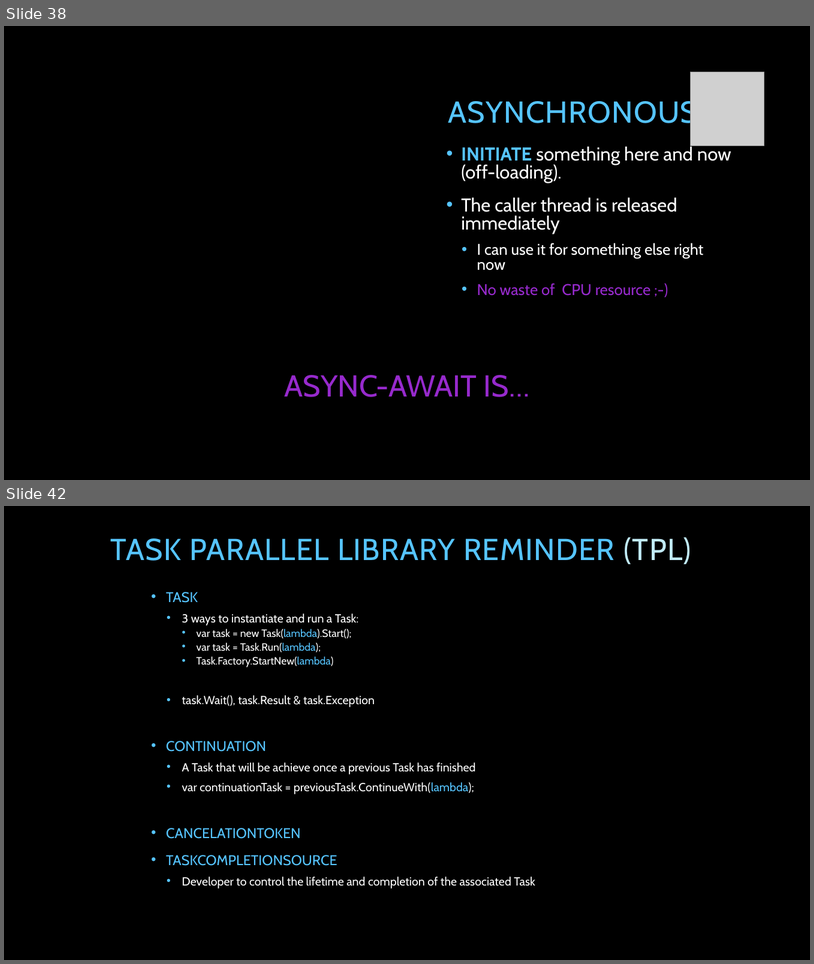
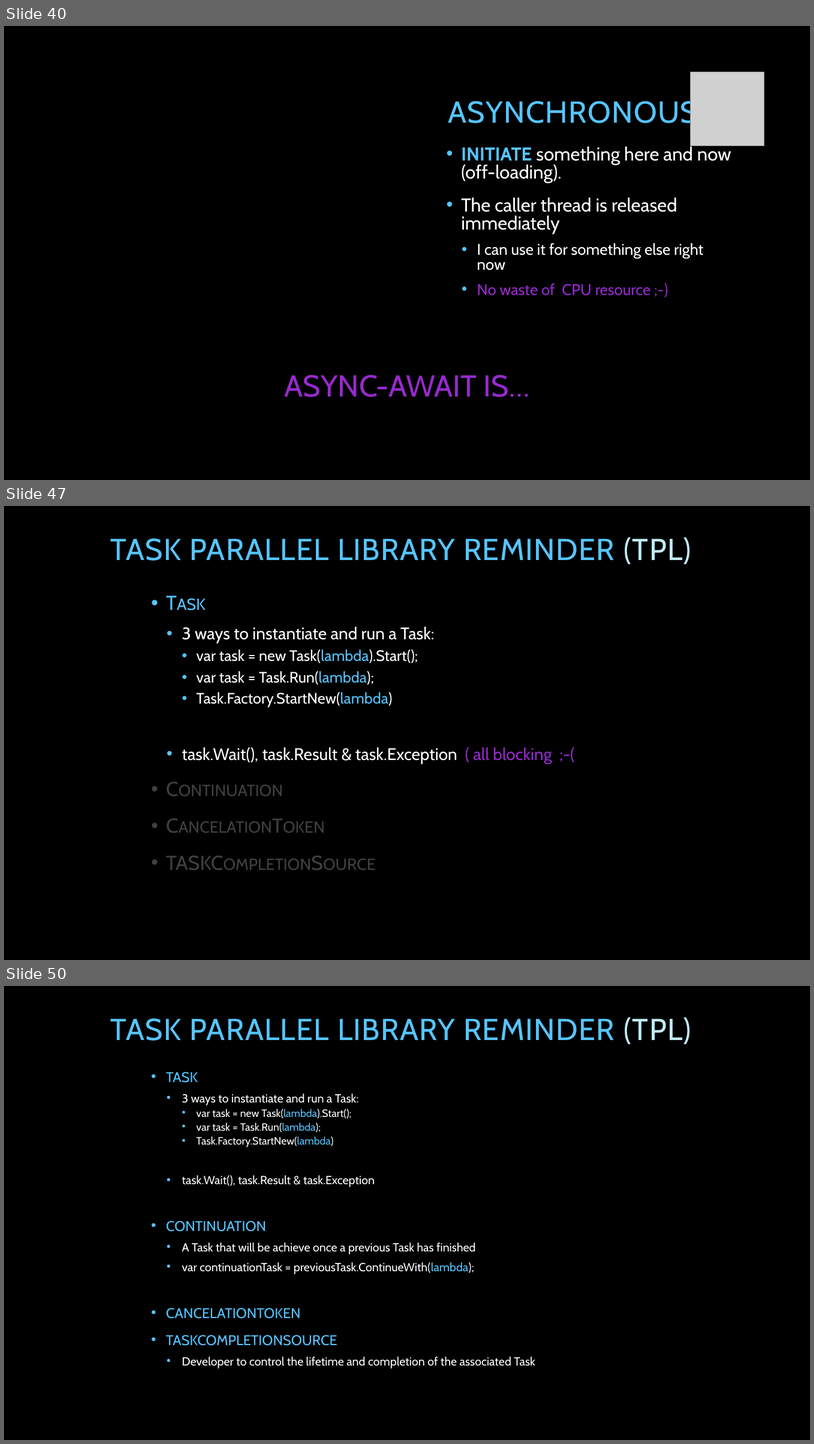
Before and after one commit to tpierrain/talk-AsyncAwait, a slide deck: AsyncAwait...ohWait.pptx. Shown one above the other, each under a label of ours: slides 38 and 42 before the commit, slides 40, 47 and 50 after it; the slides between them are not shown. The pictures are 814x964 and 814x1444 pixels, drawn with LibreOffice and Linux fonts; fonts in the diff are those of the drawing; grey boxes stand for pictures; background and template pictures are left out. Boxes give left, top, right and bottom in pixels: in the first picture for what was removed or moved away, otherwise in the second. Text is boxed around its words. In the diff, an @@ line names an element or a change of style, - is before the commit and + after.

```diff
--- a/AsyncAwait...ohWait.pptx
+++ b/AsyncAwait...ohWait.pptx
@@ slide 47 added at box(4, 506, 810, 960), background picture (left out) @@
@@ title added at box(111, 537, 692, 564), 36 pt, text #56C5FF @@
+TASK PARALLEL LIBRARY REMINDER (TPL)
@@ text added at box(182, 627, 552, 763), 18 pt, text #FFFFFF @@
+• Task
+  • 3 ways to instantiate and run a Task:
+    • var task = new Task(lambda).Start();
+    • var task = Task.Run(lambda);
+    • Task.Factory.StartNew(lambda)
+  • task.Wait(), task.Result & task.Exception ( all blocking ;-(
+• Continuation
+• CancelationToken
+• TASKCompletionSource
@@ what was slide 38 is now slide 40 @@
@@ what was slide 42 is now slide 50 @@
```
Also in this commit, not shown: 7 slides changed, 10 other slides added, 2 slides removed.
